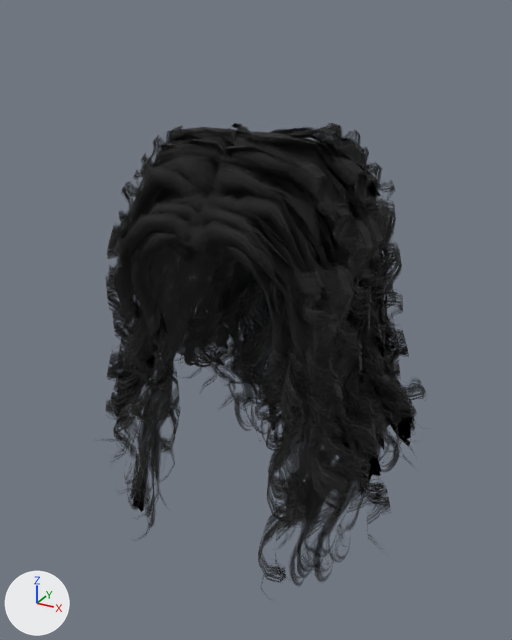
What one commit did to the glTF model app/assets/humans/male/punkduck_alpha7_curly.glb.
Camera for both pictures: a 50 mm camera at (0.32, -0.625, 1.858) aimed at (-0.015, -0.016, 1.554). Lighting does not change. The marker at lower left points along +X, +Y and +Z. The picture after the commit comes second. Vertices at exactly the same position are counted once.

Before the edit, the objects in view are built like this:
```python
me_curly = bpy.data.meshes.new('curly')
me_curly.from_pydata(...)  # 6068 vertices, 11304 faces; spans x -0.188..0.188, y -0.164..0.165, z 1.296..1.765
me_curly.materials.append(mat_human_punkduck_alpha7_curly)  # picture img_curly
ob_part_punkduck_alpha7_curly = bpy.data.objects.new('part_punkduck_alpha7_curly', me_curly)
ob_part_punkduck_alpha7_curly.location = (0.0, 0.0, 0.0)
```
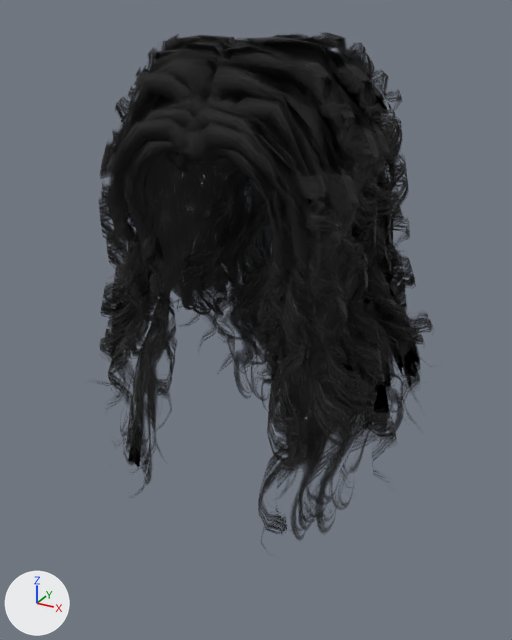
The newer file adds a shape key; the second version is drawn at full value of the shape key 'torso_long' of 'part_punkduck_alpha7_curly', and the change is written as the vertex moves it makes.

Edits to the bpy script that builds the scene:
```text
Change me_curly:
    used by ob_part_punkduck_alpha7_curly; location = (0.0, 0.0, 0.0)
    remove me_curly.from_pydata(...)  # 6068 vertices, 11304 faces; spans x -0.188..0.188, y -0.164..0.165, z 1.296..1.765
    add me_curly.from_pydata(...)  # 6068 vertices, 11304 faces; spans x -0.188..0.188, y -0.164..0.165, z 1.345..1.843
    me_curly part 1: the loose piece of 90 vertices spanning x 0.004..0.136, y 0.003..0.04, z 1.54..1.728 is moved by (0.0, 0.0, 0.078)
    me_curly part 2: the loose piece of 90 vertices spanning x -0.013..0.147, y -0.049..-0.01, z 1.572..1.757 is moved by (0.0, 0.0, 0.078)
    me_curly part 3: the loose piece of 90 vertices spanning x -0.011..0.134, y -0.114..-0.073, z 1.614..1.753 is moved by (0.0, 0.0, 0.078)
    me_curly part 4: the loose piece of 90 vertices spanning x -0.024..0.083, y -0.15..-0.112, z 1.485..1.69 is moved by (0.0, 0.0, 0.078)
    me_curly part 5: the loose piece of 90 vertices spanning x 0.017..0.159, y -0.043..0.008, z 1.466..1.74 is multiplied about its middle by the matrix ((1.0, 0.0, 0.0), (0.0, 1.0, 0.0), (0.001, 0.007, 1.004)), then moved by (0.0, 0.0, 0.078)
    me_curly part 6: the loose piece of 90 vertices spanning x -0.161..-0.019, y -0.044..0.008, z 1.466..1.739 is multiplied about its middle by the matrix ((1.0, 0.0, 0.0), (0.0, 1.0, 0.0), (0.0, 0.007, 1.004)), then moved by (0.0, 0.0, 0.078)
    me_curly part 7: the loose piece of 90 vertices spanning x -0.082..0.023, y -0.15..-0.112, z 1.485..1.689 is moved by (0.0, 0.0, 0.078)
    me_curly part 8: the loose piece of 90 vertices spanning x -0.14..0.007, y -0.113..-0.07, z 1.61..1.754 is moved by (0.0, 0.0, 0.078)
    me_curly part 9: the loose piece of 90 vertices spanning x -0.153..0.014, y -0.058..-0.021, z 1.544..1.756 is moved by (0.0, 0.0, 0.078)
    me_curly part 10: the loose piece of 90 vertices spanning x -0.137..0.003, y -0.088..-0.062, z 1.681..1.763 is moved by (0.0, 0.0, 0.078)
    me_curly part 11: the loose piece of 90 vertices spanning x 0.001..0.138, y -0.064..-0.006, z 1.683..1.765 is moved by (0.0, 0.0, 0.078)
    me_curly part 12: the loose piece of 90 vertices spanning x 0.0..0.104, y -0.024..0.04, z 1.691..1.761 is moved by (0.0, 0.0, 0.078)
    me_curly part 13: the loose piece of 90 vertices spanning x -0.086..-0.014, y -0.029..0.065, z 1.674..1.755 is moved by (0.0, 0.0, 0.078)
    me_curly part 14: 4448 of 6068 vertices moved; they spanned x -0.188..0.188, y -0.164..0.165, z 1.296..1.759 and now span x -0.188..0.188, y -0.164..0.165, z 1.345..1.837; mean shift (0.0, 0.0, 0.075); largest move (0.121, 0.024, 1.518) -> (0.121, 0.024, 1.597)
    other edits to the shape of me_curly do not show in these pictures
```

Boxes (x1, y1, x2, y2) around the edits, measured in the pictures (512 x 640 px; the box of a moved part takes in the faces that stretch with it):
'part_punkduck_alpha7_curly', reshaped (11% taller): before (105, 123, 425, 589); after (98, 33, 433, 549)
part 1 of me_curly, moved or reshaped: before (365, 170, 403, 322); after (372, 85, 410, 248)
part 2 of me_curly, moved or reshaped: before (306, 138, 399, 318); after (330, 64, 407, 238)
part 3 of me_curly, moved or reshaped: before (216, 146, 372, 291); after (214, 46, 378, 201)
part 4 of me_curly, moved or reshaped: before (187, 243, 292, 431); after (184, 148, 294, 357)
part 5 of me_curly, moved or reshaped: before (343, 184, 401, 417); after (345, 91, 407, 346)
part 6 of me_curly, moved or reshaped (mostly hidden): before (158, 262, 194, 352); after (175, 179, 192, 251)
part 7 of me_curly, moved or reshaped: before (136, 232, 217, 406); after (130, 140, 219, 334)
part 8 of me_curly, moved or reshaped: before (119, 139, 231, 222); after (112, 43, 223, 140)
part 9 of me_curly, moved or reshaped (mostly hidden): before (235, 130, 254, 144); after (235, 39, 246, 43)
part 10 of me_curly, moved or reshaped: before (133, 126, 235, 187); after (128, 34, 234, 98)
part 11 of me_curly, moved or reshaped: before (253, 128, 395, 201); after (254, 33, 402, 124)
part 12 of me_curly, moved or reshaped: before (294, 123, 376, 185); after (334, 35, 382, 91)
part 13 of me_curly, moved or reshaped (not visible afterwards): before (229, 123, 251, 132)
part 14 of me_curly, moved or reshaped: before (105, 127, 425, 589); after (98, 35, 433, 549)
